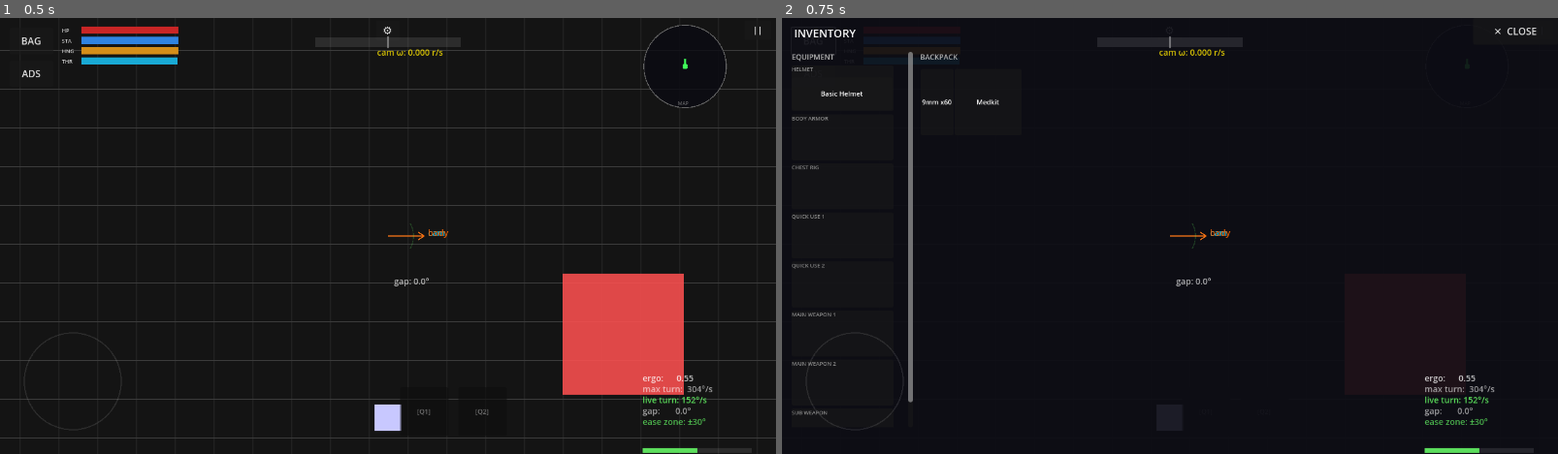
Above: before the commit, frames 1-2 (left to right).
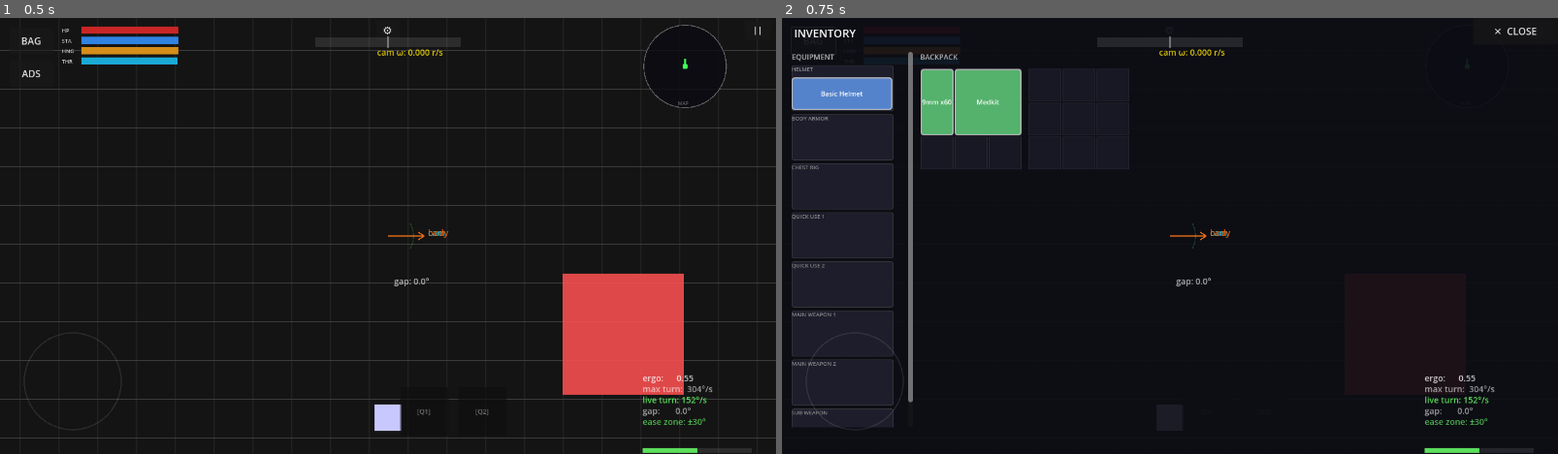
Above: after the commit, the same moments.

Repository: jklrjklr/zhukov
Game: Godot game, scene res://main.tscn
Two runs of this game, one before a commit and one after it. Both use one fixed random seed, a clock stepped at 60 frames per second and the inputs below.
Inputs:
- Up to frame 1 (0.5 s): no input
- Up to frame 2 (0.75 s): click "BAG" at 0.5 s

Frame 1 is identical in both runs. In frame 2, 3.6% of the frame differs, in the area x 1-45%, y 10-94%.
Error before the commit: Invalid assignment of property or key 'border_width_all' with value of type 'int' on a base object of type 'StyleBoxFlat'. (res://inventory/ui/SlotCell.gd:53)

Commit message:
Fix three Godot 4.5 compatibility errors
StyleBoxFlat shorthand properties removed in 4.5:
- SlotCell.gd, ItemIcon.gd, CompartmentGrid.gd: replace
  .border_width_all/.corner_radius_all property assignments with
  .set_border_width_all()/.set_corner_radius_all() method calls

ads_vignette.gdshader shader compilation failure:
- Remove 'render_mode unshaded' — Godot 4.5's unshaded wrapper inserts
  an early return in the generated GLSL which its own validator rejects;
  a CanvasLayer has no lights so the visual result is identical
- Change hint_screen_texture filter from linear_mipmap to linear

Bullet body_entered double-connect:
- Remove scene-file connection from Bullet.tscn (Godot 4.5 auto-connects
  methods named _on_<signal> in addition to scene connections)
- Guard both area_entered and body_entered in _ready() with is_connected
  checks so the connection is always established exactly once

https://claude.ai/code/session_012v9MvoDXPfKFaXjuVB4qrQ

Diff:
--- a/bullets/Bullet.gd
+++ b/bullets/Bullet.gd
@@ -15,7 +15,10 @@
 var _hit_queued: bool = false
 
 func _ready() -> void:
-	area_entered.connect(_on_area_entered)
+	if not area_entered.is_connected(_on_area_entered):
+		area_entered.connect(_on_area_entered)
+	if not body_entered.is_connected(_on_body_entered):
+		body_entered.connect(_on_body_entered)
 
 func init(pos: Vector2, dir: Vector2, dmg: int, spd: float = 1200.0, hs_mult: float = 3.0) -> void:
 	global_position = pos
--- a/bullets/Bullet.tscn
+++ b/bullets/Bullet.tscn
@@ -17,5 +17,3 @@
 rotation = -1.5707964
 scale = Vector2(0.2, 0.4)
 points = PackedVector2Array(0, 27.499998, 0, -27.499998)
-
-[connection signal="body_entered" from="." to="." method="_on_body_entered"]
--- a/inventory/ui/CompartmentGrid.gd
+++ b/inventory/ui/CompartmentGrid.gd
@@ -27,7 +27,7 @@
 			cell.mouse_filter = Control.MOUSE_FILTER_IGNORE
 			var s := StyleBoxFlat.new()
 			s.bg_color = Color(0.10, 0.10, 0.15, 0.92)
-			s.border_width_all = 1
+			s.set_border_width_all(1)
 			s.border_color = Color(0.25, 0.25, 0.30, 0.6)
 			cell.add_theme_stylebox_override("panel", s)
 			add_child(cell)
--- a/inventory/ui/ItemIcon.gd
+++ b/inventory/ui/ItemIcon.gd
@@ -28,9 +28,9 @@
 	_label.text = p_item.display_name if p_item.display_name != "" else p_item.item_id
 	var s := StyleBoxFlat.new()
 	s.bg_color = _color_for_type(p_item.type)
-	s.border_width_all = 2
+	s.set_border_width_all(2)
 	s.border_color = Color(1, 1, 1, 0.65)
-	s.corner_radius_all = 4
+	s.set_corner_radius_all(4)
 	add_theme_stylebox_override("panel", s)
 
 func _get_drag_data(_pos: Vector2) -> Variant:
--- a/inventory/ui/SlotCell.gd
+++ b/inventory/ui/SlotCell.gd
@@ -50,7 +50,7 @@
 func _apply_style(color: Color) -> void:
 	var s := StyleBoxFlat.new()
 	s.bg_color = color
-	s.border_width_all = 1
+	s.set_border_width_all(1)
 	s.border_color = Color(0.4, 0.4, 0.4, 0.5)
-	s.corner_radius_all = 3
+	s.set_corner_radius_all(3)
 	add_theme_stylebox_override("panel", s)
--- a/player/ads_vignette.gdshader
+++ b/player/ads_vignette.gdshader
@@ -1,16 +1,15 @@
 // ADS vignette: darkens + blurs everything outside the circular aperture.
 // The aperture is aspect-corrected so it's always a true circle.
 shader_type canvas_item;
-render_mode unshaded;
 
 // Set from GDScript whenever viewport size changes.
-uniform float aspect_ratio   : hint_range(0.5, 4.0)  = 1.7778;  // viewport width / height
-uniform float circle_radius  : hint_range(0.05, 0.95) = 0.40;   // fraction of screen height
+uniform float aspect_ratio   : hint_range(0.5, 4.0)  = 1.7778;
+uniform float circle_radius  : hint_range(0.05, 0.95) = 0.40;
 uniform float softness       : hint_range(0.001, 0.1) = 0.035;
 uniform float dark_alpha     : hint_range(0.0, 1.0)   = 0.93;
 uniform float blur_strength  : hint_range(0.0, 0.025) = 0.007;
 
-uniform sampler2D SCREEN_TEXTURE : hint_screen_texture, filter_linear_mipmap;
+uniform sampler2D SCREEN_TEXTURE : hint_screen_texture, filter_linear;
 
 void fragment() {
     // Aspect-corrected UV so the circle is perfectly round.
